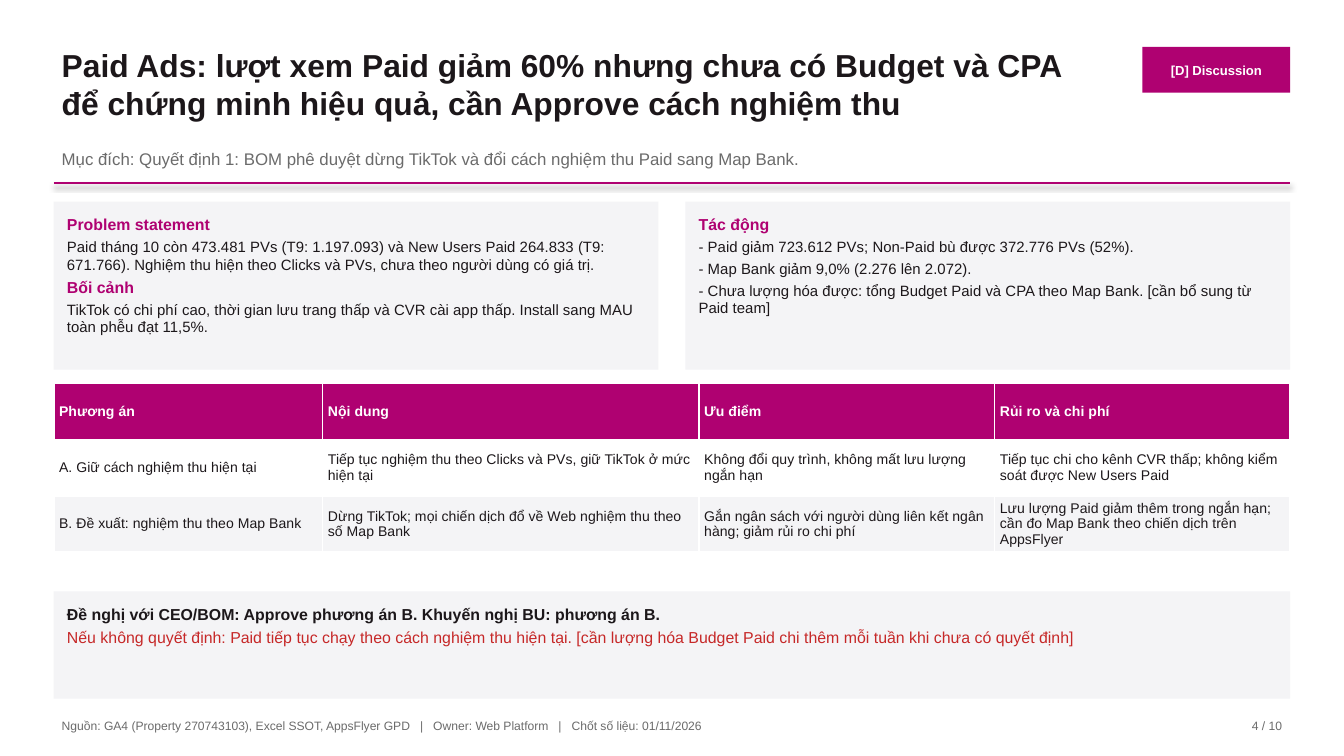
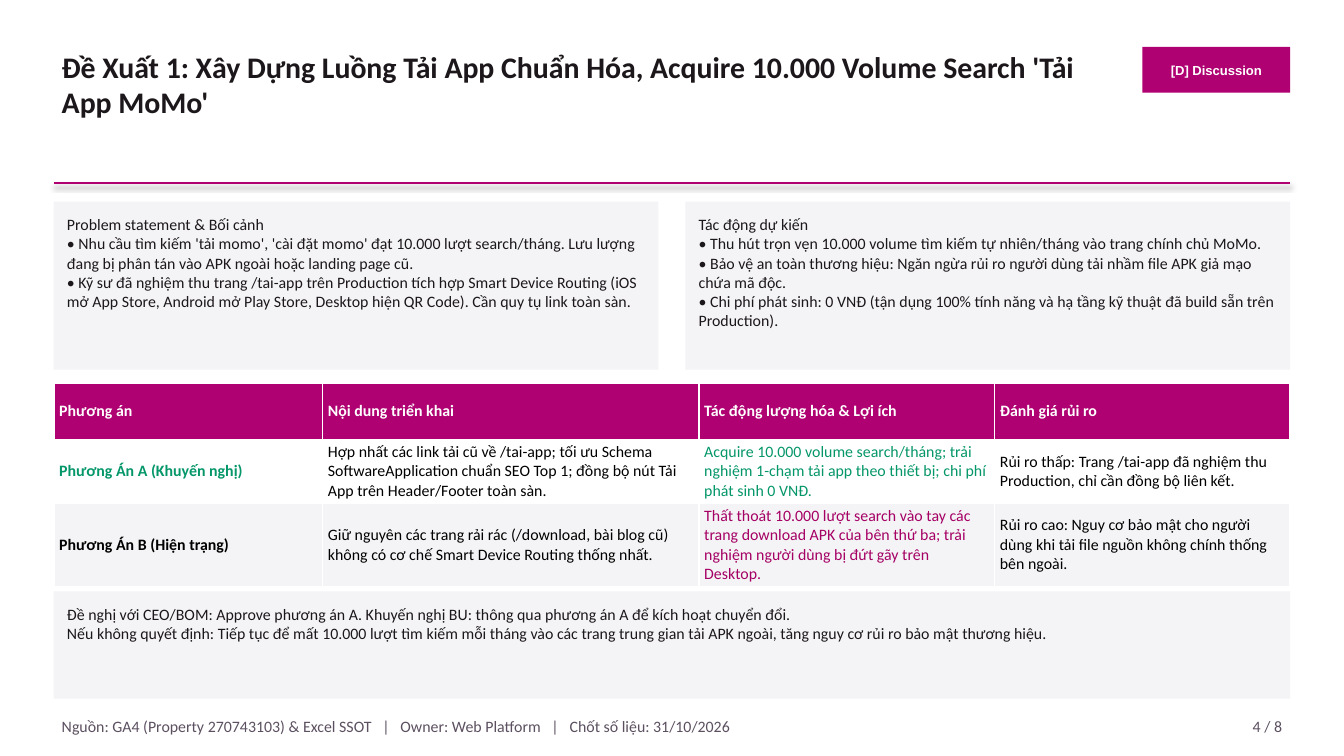
Before and after one commit to stormhoang/hienho-knowledgebase, a slide deck: slide 4 of 07_REPORTS/docs/presentations/Web_Platform_Thang_10_2026_Pyramid.pptx. Drawn at 1344x756 pixels with LibreOffice and Linux fonts; fonts in the diff are those of the drawing. Boxes give left, top, right and bottom in pixels: in the first picture for what was removed or moved away, otherwise in the second. Text is boxed around its words. In the diff, an @@ line names an element or a change of style, - is before the commit and + after.

Commit message:
fix(report): remove template meta sentences, remove AppsFlyer from footer, clean discussion and hub slides

```diff
--- a/07_REPORTS/docs/presentations/Web_Platform_Thang_10_2026_Pyramid.pptx
+++ b/07_REPORTS/docs/presentations/Web_Platform_Thang_10_2026_Pyramid.pptx
@@ text at [62,54,1073,118]: text changed; size 17 to 16 pt; font Arial to Calibri @@
-Paid Ads: lượt xem Paid giảm 60% nhưng chưa có Budget và CPA để chứng minh hiệu quả, cần Approve cách nghiệm thu
+Đề Xuất 1: Xây Dựng Luồng Tải App Chuẩn Hóa, Acquire 10.000 Volume Search 'Tải App MoMo'
@@ text removed at [62,151,799,169] @@
-Mục đích: Quyết định 1: BOM phê duyệt dừng TikTok và đổi cách nghiệm thu Paid sang Map Bank.
@@ text in rectangle at [67,218,636,310]: text changed; size 8 to 8.5 pt; font Arial to Calibri @@
-Problem statement
-Paid tháng 10 còn 473.481 PVs (T9: 1.197.093) và New Users Paid 264.833 (T9: 671.766). Nghiệm thu hiện theo Clicks và PVs, chưa theo người dùng có giá trị.
-Bối cảnh
-TikTok có chi phí cao, thời gian lưu trang thấp và CVR cài app thấp. Install sang MAU toàn phễu đạt 11,5%.
+Problem statement & Bối cảnh
+• Nhu cầu tìm kiếm 'tải momo', 'cài đặt momo' đạt 10.000 lượt search/tháng. Lưu lượng đang bị phân tán vào APK ngoài hoặc landing page cũ.
+• Kỹ sư đã nghiệm thu trang /tai-app trên Production tích hợp Smart Device Routing (iOS mở App Store, Android mở Play Store, Desktop hiện QR Code). Cần quy tụ link toàn sàn.
@@ text in rectangle at [699,218,1274,328]: text changed; size 8 to 8.5 pt; font Arial to Calibri @@
-Tác động
-- Paid giảm 723.612 PVs; Non-Paid bù được 372.776 PVs (52%).
-- Map Bank giảm 9,0% (2.276 lên 2.072).
-- Chưa lượng hóa được: tổng Budget Paid và CPA theo Map Bank. [cần bổ sung từ Paid team]
+Tác động dự kiến
+• Thu hút trọn vẹn 10.000 volume tìm kiếm tự nhiên/tháng vào trang chính chủ MoMo.
+• Bảo vệ an toàn thương hiệu: Ngăn ngừa rủi ro người dùng tải nhầm file APK giả mạo chứa mã độc.
+• Chi phí phát sinh: 0 VNĐ (tận dụng 100% tính năng và hạ tầng kỹ thuật đã build sẵn trên Production).
@@ table at [54,383,1290,586] @@
-row 1: Phương án | Nội dung | Ưu điểm | Rủi ro và chi phí
+row 1: Phương án | Nội dung triển khai | Tác động lượng hóa & Lợi ích | Đánh giá rủi ro
-row 2: A. Giữ cách nghiệm thu hiện tại | Tiếp tục nghiệm thu theo Clicks và PVs, giữ TikTok ở mức hiện tại | Không đổi quy trình, không mất lưu lượng ngắn hạn | Tiếp tục chi cho kênh CVR thấp; không kiểm soát được New Users Paid
+row 2: Phương Án A (Khuyến nghị) | Hợp nhất các link tải cũ về /tai-app; tối ưu Schema SoftwareApplication chuẩn SEO Top 1; đồng bộ nút Tải App trên Header/Footer toàn sàn. | Acquire 10.000 volume search/tháng; trải nghiệm 1-chạm tải app theo thiết bị; chi phí phát sinh 0 VNĐ. | Rủi ro thấp: Trang /tai-app đã nghiệm thu Production, chỉ cần đồng bộ liên kết.
-row 3: B. Đề xuất: nghiệm thu theo Map Bank | Dừng TikTok; mọi chiến dịch đổ về Web nghiệm thu theo số Map Bank | Gắn ngân sách với người dùng liên kết ngân hàng; giảm rủi ro chi phí | Lưu lượng Paid giảm thêm trong ngắn hạn; cần đo Map Bank theo chiến dịch trên AppsFlyer
+row 3: Phương Án B (Hiện trạng) | Giữ nguyên các trang rải rác (/download, bài blog cũ) không có cơ chế Smart Device Routing thống nhất. | Thất thoát 10.000 lượt search vào tay các trang download APK của bên thứ ba; trải nghiệm người dùng bị đứt gãy trên Desktop. | Rủi ro cao: Nguy cơ bảo mật cho người dùng khi tải file nguồn không chính thống bên ngoài.
@@ size 7.5 to 8.5 pt, font Arial to Calibri in "Phương án" @@
@@ text in rectangle at [67,607,1046,642]: text changed; font Arial to Calibri; text colour #C62828 to #1C171A @@
-Đề nghị với CEO/BOM: Approve phương án B. Khuyến nghị BU: phương án B.
-Nếu không quyết định: Paid tiếp tục chạy theo cách nghiệm thu hiện tại. [cần lượng hóa Budget Paid chi thêm mỗi tuần khi chưa có quyết định]
+Đề nghị với CEO/BOM: Approve phương án A. Khuyến nghị BU: thông qua phương án A để kích hoạt chuyển đổi.
+Nếu không quyết định: Tiếp tục để mất 10.000 lượt tìm kiếm mỗi tháng vào các trang trung gian tải APK ngoài, tăng nguy cơ rủi ro bảo mật thương hiệu.
@@ text at [62,720,730,735]: text changed; size 6.5 to 8.5 pt; font Arial to Calibri; text colour #6B6B6B to #5C5060 @@
-Nguồn: GA4 (Property 270743103), Excel SSOT, AppsFlyer GPD | Owner: Web Platform | Chốt số liệu: 01/11/2026
+Nguồn: GA4 (Property 270743103) & Excel SSOT | Owner: Web Platform | Chốt số liệu: 31/10/2026
@@ text at [1253,721,1282,732]: text changed; size 6.5 to 8.5 pt; font Arial to Calibri; text colour #6B6B6B to #5C5060 @@
-4 / 10
+4 / 8
```
Also in this commit, not shown: 7 other slides changed, 2 slides removed, 1 other file.
